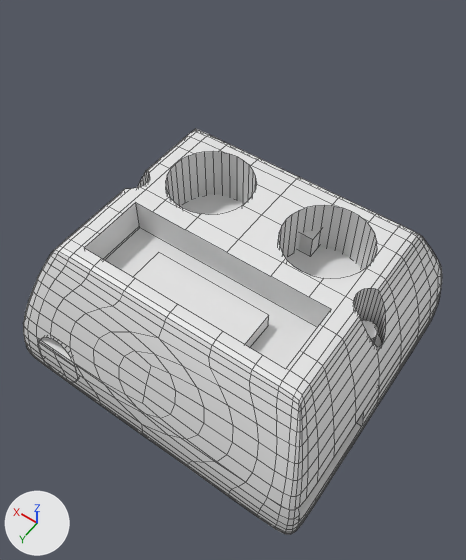
Two versions of the Blender file vibeam/plastics/vibeam.blend, one commit apart.
The view is the same before and after, from a camera (50 mm lens) standing at (-43.3, 115.9, 112.4) and looking at (-2.3, 58.4, 22.1). The lights are fixed; the arrows at lower left show +X, +Y and +Z. Mesh edges are drawn as thin lines.

Names of what the first picture shows: 'Casing Bottom', 'Flipped Casing Top'.
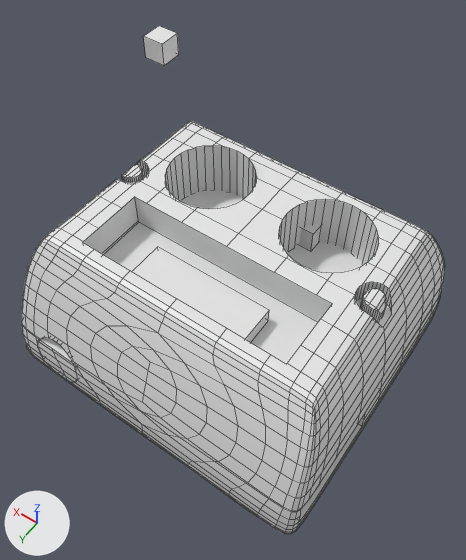
ob_ping is not drawn itself; it is used by a modifier of ob_casing_top.
ob_led is not drawn itself; it is used by a modifier of ob_casing_top.

Pixel boxes [x1, y1, x2, y2] of what changed, in the pictures (466 x 560 px; the box of a moved part takes in the faces that stretch with it):
'Flipped Casing Top', reshaped
    before: [23, 129, 442, 510]
    after: [22, 121, 445, 512]
'Casing Bottom', reshaped
    before: [23, 291, 441, 534]
    after: [22, 293, 441, 534]
'Cube', added
    after: [143, 26, 179, 65]
part 1 of me_cylinder_006, moved or reshaped
    before: [137, 170, 386, 347]
    after: [122, 161, 392, 327]
part 2 of me_cylinder_006, moved or reshaped
    before: [362, 320, 378, 344]
    after: [122, 169, 385, 322]
part 3 of me_cube_013, moved or reshaped
    before: [246, 351, 334, 510]
    after: [248, 346, 343, 511]
part 4 of me_cube_013, moved or reshaped
    before: [300, 214, 433, 456]
    after: [301, 210, 440, 457]
part 5 of me_cube_013, moved or reshaped
    before: [414, 252, 442, 325]
    after: [420, 249, 445, 326]
part 7 of me_cube_013, moved or reshaped
    before: [50, 274, 258, 482]
    after: [47, 264, 265, 483]
part 8 of me_cube_013, moved or reshaped
    before: [175, 129, 377, 223]
    after: [170, 121, 382, 221]
part 9 of me_cube_013, moved or reshaped
    before: [23, 146, 324, 374]
    after: [22, 137, 333, 374]

Patch to the scene script:
```diff
--- a/vibeam/plastics/vibeam.blend.py
+++ b/vibeam/plastics/vibeam.blend.py
@@ me_cylinder_006 @@
 me_cylinder_006.from_pydata(...)  # 140 vertices, 76 faces; spans x -2.0..2.0, y -2.25..2.24, z -1.76..2.79
 # used by ob_m3holes_001; location = (26.0, 52.0, 8.763); scale = (1.65, 1.65, 9.5)
+# me_cylinder_006 part 1: the loose piece of 64 vertices spanning x -2.0..2.0, y -2.0..2.0, z 0.68..2.79 is moved by (0.0, 0.0, 0.95)
+# me_cylinder_006 part 2: all 32 vertices in x -1.21..1.21, y -1.21..1.21, z 1.1 are moved by (0.0, 0.0, 0.95)
@@ me_cube_013 @@
 me_cube_013.from_pydata(...)  # 74 vertices, 70 faces; spans x -0.71..0.71, y -0.17..0.76, z -5.0..-1.66
 # used by ob_casing_bottom; location = (0.0, 36.0, 41.0); scale = (45.5, 62.7, 8.56)
+# me_cube_013 part 3: all 7 vertices in x -0.62..-0.55, y 0.6..0.66, z -2.29..-1.66 are moved by (-0.05, 0.0, 0.18)
+# me_cube_013 part 4: all 7 vertices in x -0.62..-0.55, y -0.09..-0.04, z -2.29..-1.66 are moved by (-0.03, 0.0, 0.18)
+# me_cube_013 part 5: all 2 vertices in x -0.68..-0.62, y -0.15, z -3.1 are moved by (0.0, 0.0, 0.18)
+# me_cube_013 part 6: all 2 vertices in x 0.62..0.68, y -0.15, z -3.1 are moved by (0.0, 0.0, 0.18)
+# me_cube_013 part 7: the 1 vertex in x 0.0, y 0.66, z -2.29 is moved by (0.0, 0.0, 0.18)
+# me_cube_013 part 8: all 7 vertices in x 0.55..0.62, y -0.09..-0.04, z -2.29..-1.66 are moved by (0.03, 0.0, 0.18)
+# me_cube_013 part 9: all 7 vertices in x 0.55..0.62, y 0.6..0.66, z -2.29..-1.66 are moved by (0.05, 0.0, 0.18)
@@ ob_ping @@
 ob_ping = bpy.data.objects.new('Ping', me_cylinder_001)
-ob_ping.location = (12.82, 44.47, 21.04)
+ob_ping.location = (12.82, 44.47, 22.54)
 ob_ping.scale = (8.25, 8.25, 6.0)
@@ ob_led @@
 ob_led = bpy.data.objects.new('LED', me_cube_006)
-ob_led.location = (0.0, 68.17, 21.51)
+ob_led.location = (0.0, 68.17, 23.01)
 ob_led.scale = (12.0, 6.5, 1.5)
@@ ob_cube @@
+ob_cube = bpy.data.objects.new('Cube', me_cube.copy())  # the mesh of ob_split
+ob_cube.location = (23.5, 43.0, 50.9)
+ob_cube.scale = (2.0, 2.0, 2.0)
```
